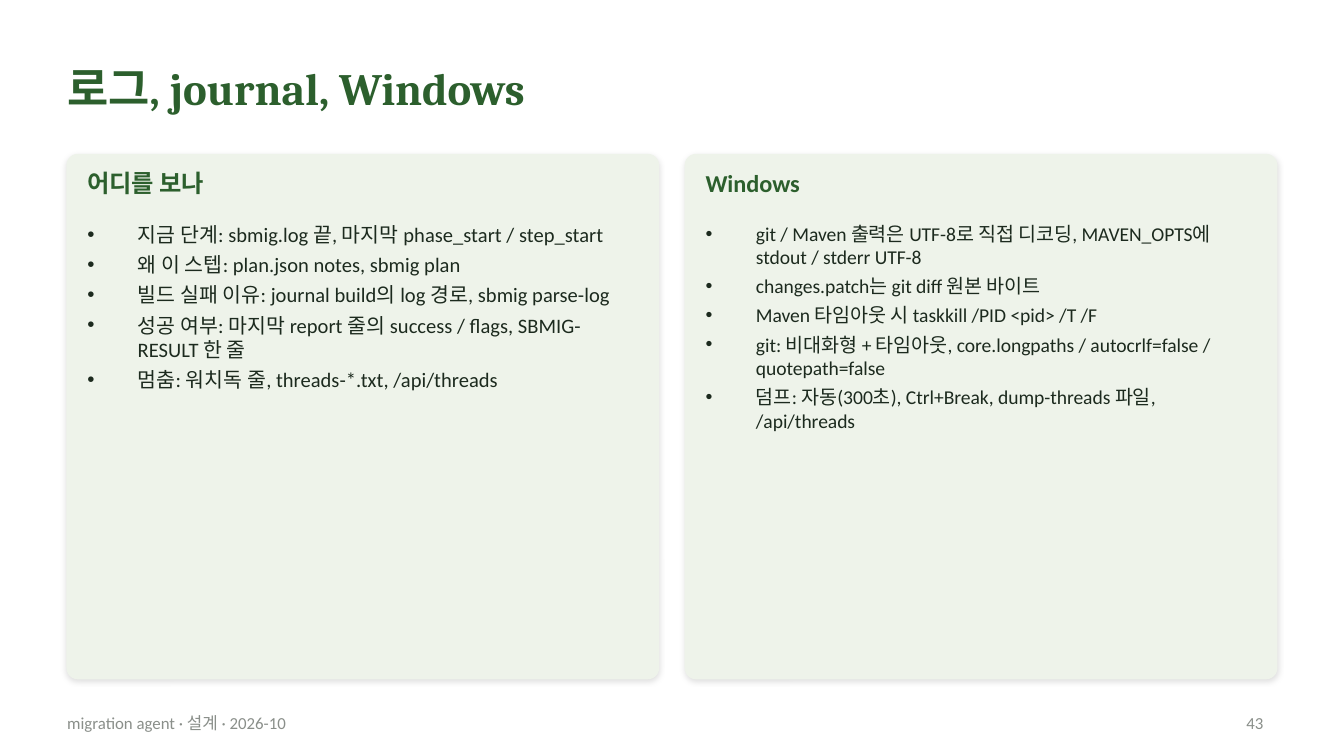
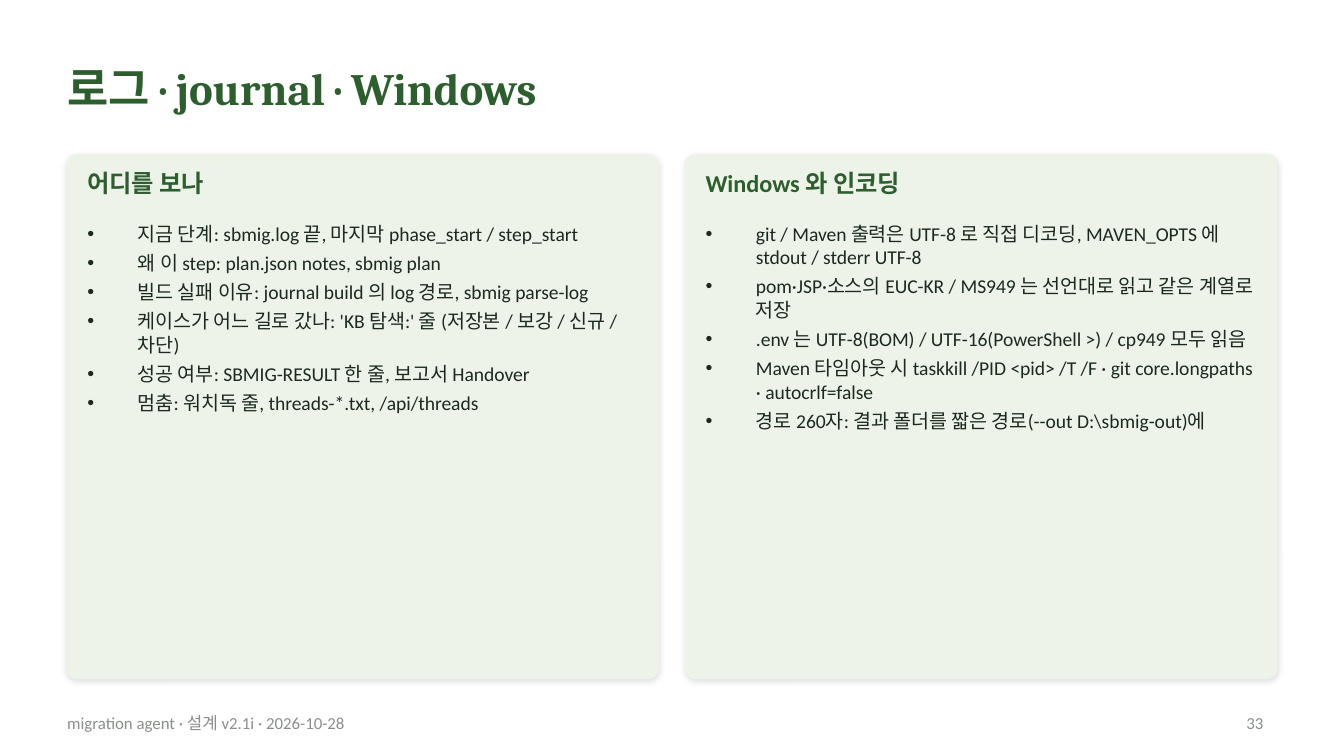
Before and after one commit to acandiatale/tutu, a slide deck: slide 33 of docs/migration-agent/migration-agent.pptx (slide 43 before the commit). Drawn at 1344x756 pixels with LibreOffice and Linux fonts; fonts in the diff are those of the drawing. Boxes give left, top, right and bottom in pixels: in the first picture for what was removed or moved away, otherwise in the second. Text is boxed around its words. In the diff, an @@ line names an element or a change of style, - is before the commit and + after.

```diff
--- a/docs/migration-agent/migration-agent.pptx
+++ b/docs/migration-agent/migration-agent.pptx
@@ title at bbox=[67, 70, 536, 115]: text changed @@
-로그, journal, Windows
+로그 · journal · Windows
@@ text at bbox=[706, 171, 900, 194]: text changed @@
-Windows
+Windows 와 인코딩
@@ text at bbox=[138, 224, 578, 413]: size 11 to 10.5 pt in "지금 단계: sbmig.log 끝, 마지막 phase_start / ...", "멈춤: 워치독 줄, threads-*.txt, /api/threads" @@
@@ text at bbox=[756, 224, 1253, 432]: text changed @@
-• git / Maven 출력은 UTF-8로 직접 디코딩, MAVEN_OPTS에 stdout / stderr UTF-8
-• changes.patch는 git diff 원본 바이트
-• Maven 타임아웃 시 taskkill /PID <pid> /T /F
-• git: 비대화형 + 타임아웃, core.longpaths / autocrlf=false / quotepath=false
-• 덤프: 자동(300초), Ctrl+Break, dump-threads 파일, /api/threads
+• git / Maven 출력은 UTF-8 로 직접 디코딩, MAVEN_OPTS 에 stdout / stderr UTF-8
+• pom·JSP·소스의 EUC-KR / MS949 는 선언대로 읽고 같은 계열로 저장
+• .env 는 UTF-8(BOM) / UTF-16(PowerShell >) / cp949 모두 읽음
+• Maven 타임아웃 시 taskkill /PID <pid> /T /F · git core.longpaths · autocrlf=false
+• 경로 260자: 결과 폴더를 짧은 경로(--out D:\sbmig-out)에
@@ text at bbox=[138, 253, 605, 384]: text changed; size 11 to 10.5 pt @@
-• 왜 이 스텝: plan.json notes, sbmig plan
-• 빌드 실패 이유: journal build의 log 경로, sbmig parse-log
-• 성공 여부: 마지막 report 줄의 success / flags, SBMIG-RESULT 한 줄
+• 왜 이 step: plan.json notes, sbmig plan
+• 빌드 실패 이유: journal build 의 log 경로, sbmig parse-log
+• 케이스가 어느 길로 갔나: 'KB 탐색:' 줄 (저장본 / 보강 / 신규 / 차단)
+• 성공 여부: SBMIG-RESULT 한 줄, 보고서 Handover
@@ text at bbox=[67, 715, 344, 732]: text changed @@
-migration agent · 설계 · 2026-10
+migration agent · 설계 v2.1i · 2026-10-28
@@ page number at bbox=[1246, 718, 1263, 729]: text changed @@
-43
+33
```
Also in this commit, not shown: 9 other slides changed, 27 slides added, 35 slides removed, 31 other files.
